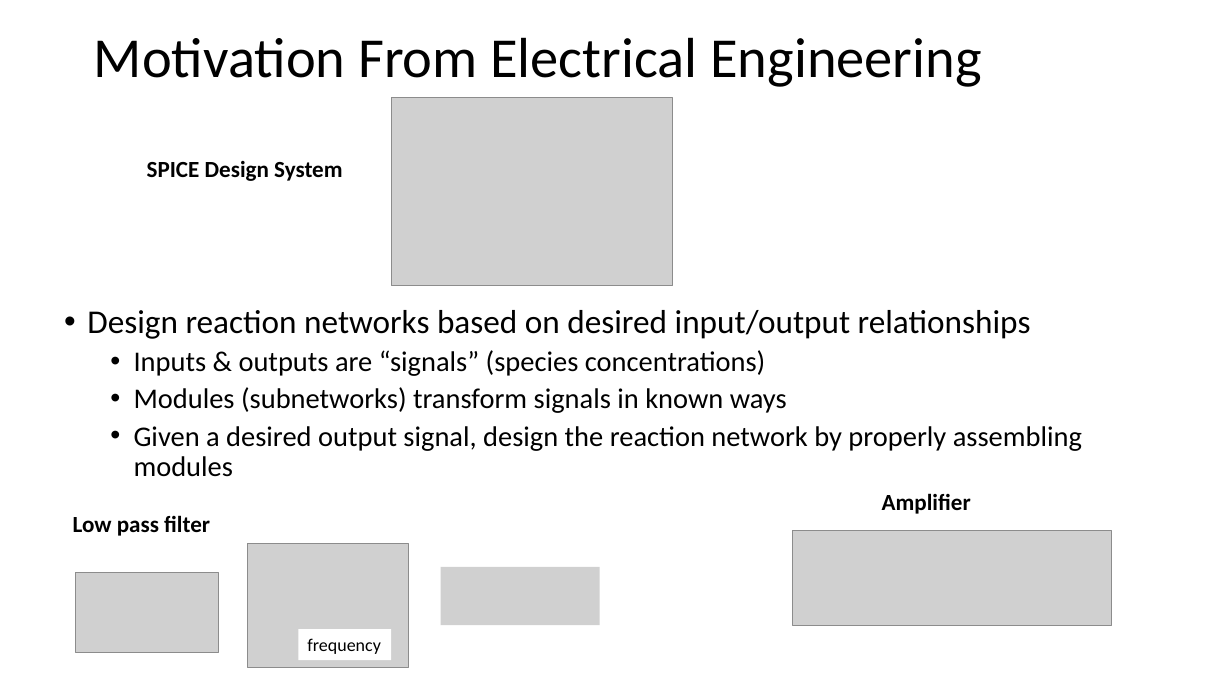
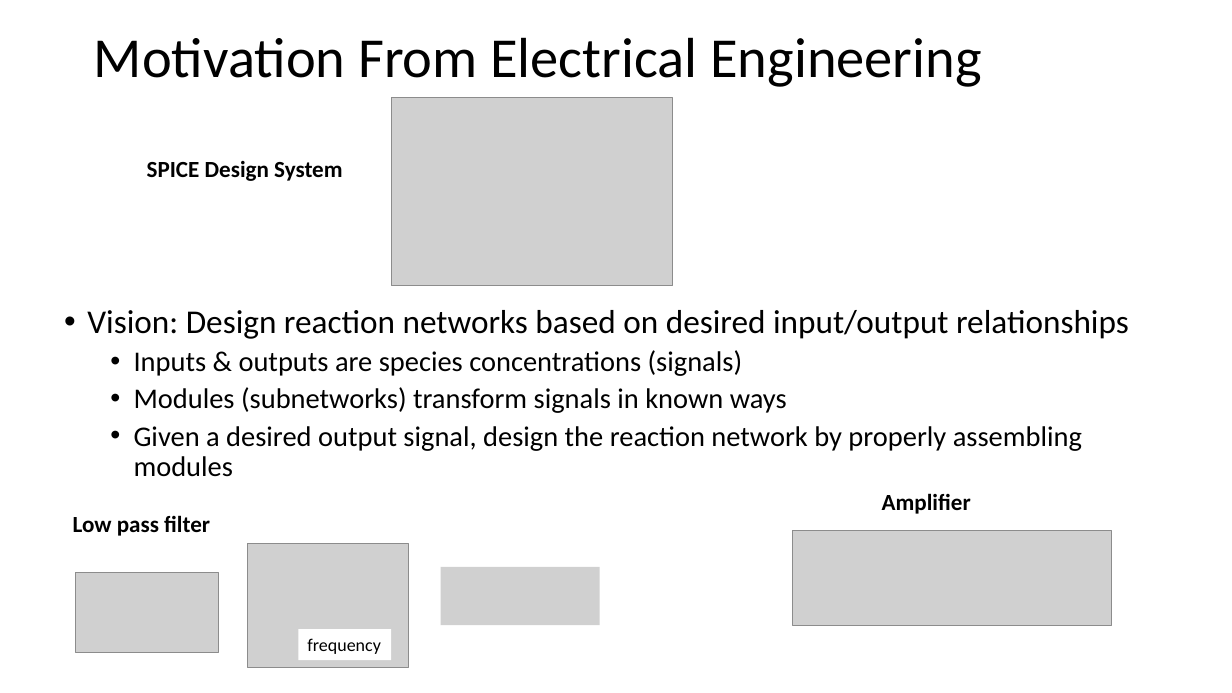
Before and after one commit to joseph-hellerstein/linear_reaction_networks, a slide deck: slide 2 of docs/module_framework.pptx. Drawn at 1232x693 pixels with LibreOffice and Linux fonts; fonts in the diff are those of the drawing; grey boxes stand for pictures. Boxes give left, top, right and bottom in pixels: in the first picture for what was removed or moved away, otherwise in the second. Text is boxed around its words. In the diff, an @@ line names an element or a change of style, - is before the commit and + after.

```diff
--- a/docs/module_framework.pptx
+++ b/docs/module_framework.pptx
@@ text at (87, 310, 1129, 376): text changed @@
-• Design reaction networks based on desired input/output relationships
-  • Inputs & outputs are “signals” (species concentrations)
+• Vision: Design reaction networks based on desired input/output relationships
+  • Inputs & outputs are species concentrations (signals)
```
Also in this commit, not shown: 8 other slides changed, 1 slide added, 1 slide removed.
